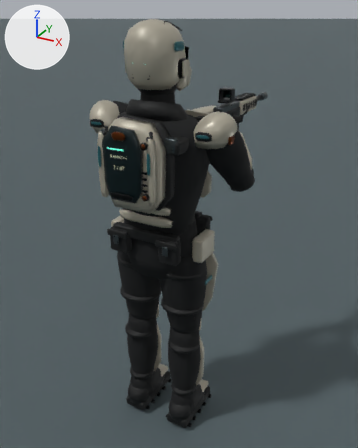
Before and after pictures for a commit that changed the Blender file art/source/scout.blend.
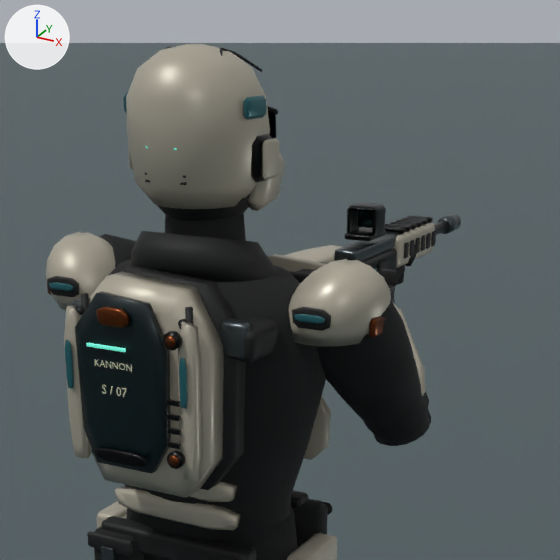
Each version appears first whole from a 50 mm lens placed at (1.015, -1.675, 1.882), pointed at (-0.046, 0.254, 0.918), and next in a close-up on the part from 19% to 87% of the width and 0% to 54% of the height. The axes (+X, +Y, +Z) are drawn at upper left. The lights are the same throughout. The first two pictures are the older version.

In view in the first close-up: 'StudioFloor', 'scout_body', 'weapon_ar'.
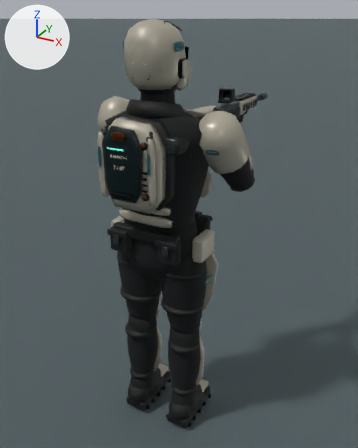
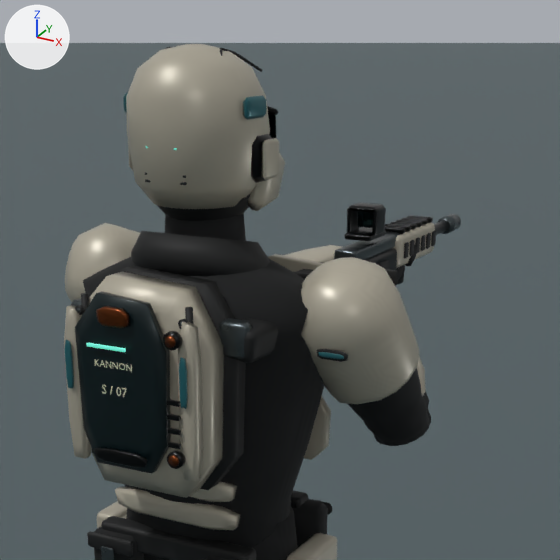
Where the change shows, as pixel boxes [x1, y1, x2, y2] in the close-ups (560 x 560 px; the box of a moved part takes in the faces that stretch with it):
'scout_body', reshaped
    before: [46, 44, 431, 560]
    after: [64, 44, 431, 560]
part 1 of me_tailored_torso, moved or reshaped
    before: [292, 307, 331, 331]
    after: [317, 349, 348, 362]
part 2 of me_tailored_torso, moved or reshaped
    before: [294, 314, 325, 324]
    after: [318, 352, 344, 359]
part 3 of me_tailored_torso, moved or reshaped (not visible afterwards)
    before: [368, 316, 385, 338]
part 4 of me_tailored_torso, moved or reshaped (not visible afterwards)
    before: [47, 276, 79, 297]
part 5 of me_tailored_torso, moved or reshaped (not visible afterwards)
    before: [49, 282, 73, 291]
part 6 of me_tailored_torso, reshaped
    before: [46, 232, 391, 389]
    after: [65, 223, 419, 404]

What the commit changed:
me_tailored_torso is used by ob_scout_body; location (0.0, 0.0, 0.0).
me_tailored_torso had 9428 vertices, 8565 faces and spanned x -0.32..0.36, y -0.26..0.55, z 0.01..1.84.
me_tailored_torso now has 9028 vertices, 8137 faces and spans x -0.31..0.36, y -0.26..0.55, z 0.01..1.84.
me_tailored_torso part 1: the loose piece of 25 vertices spanning x 0.21..0.27, y -0.09..-0.08, z 1.43..1.47 is moved by (0.02, 0.03, -0.06).
me_tailored_torso part 2: the loose piece of 25 vertices spanning x 0.21..0.26, y -0.09, z 1.45..1.46 is moved by (0.02, 0.04, -0.06).
me_tailored_torso part 3: the loose piece of 24 vertices spanning x 0.31..0.32, y -0.03..0.03, z 1.41..1.45 is scaled about its middle by (0.877, 0.599, 0.61), then moved by (0.02, 0.06, -0.05).
me_tailored_torso part 4: the loose piece of 25 vertices spanning x -0.27..-0.21, y -0.09..-0.08, z 1.43..1.47 is moved by (0.01, 0.1, -0.09).
me_tailored_torso part 5: the loose piece of 25 vertices spanning x -0.26..-0.21, y -0.09, z 1.45..1.46 is moved by (0.01, 0.1, -0.09).
me_tailored_torso part 6: 19 vertices moved from x -0.31..0.24, y -0.07..0.09, z 1.43..1.52 to x -0.31..0.24, y -0.07..0.09, z 1.41..1.52; 686 vertices removed from x -0.32..0.32, y -0.14..0.13, z 1.39..1.53; 286 vertices added at x -0.31..0.36, y -0.14..0.18, z 1.28..1.54.
Other edits to the shape of me_tailored_torso do not show in these pictures.
